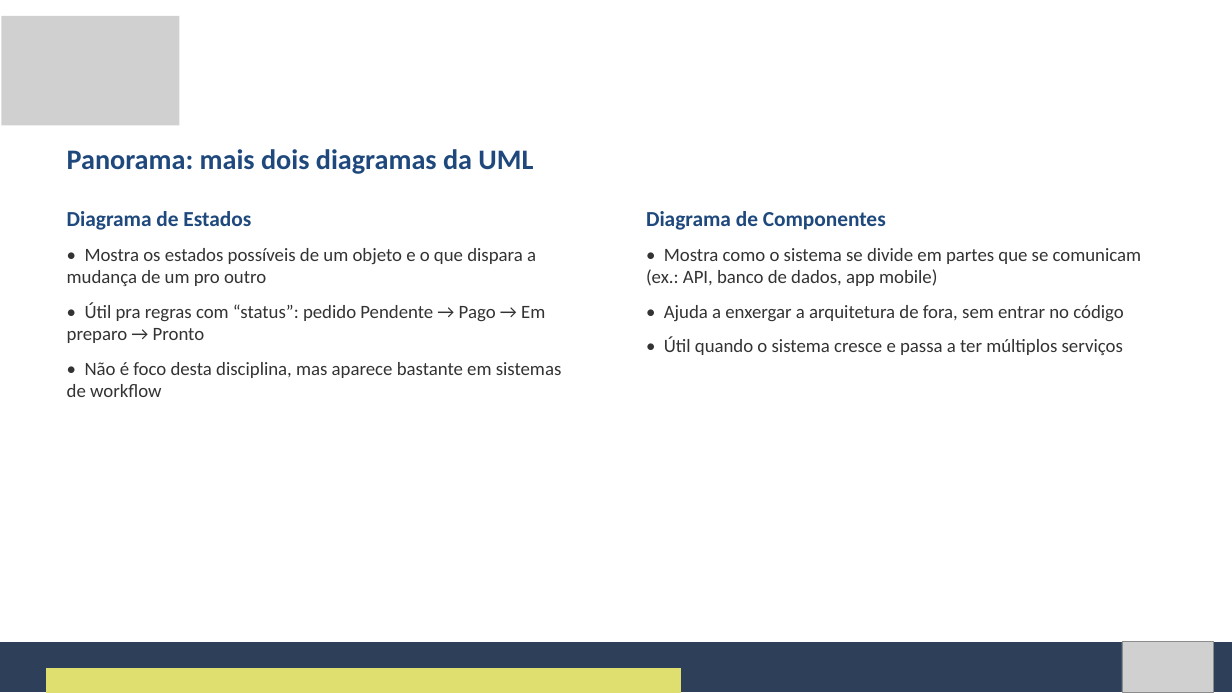
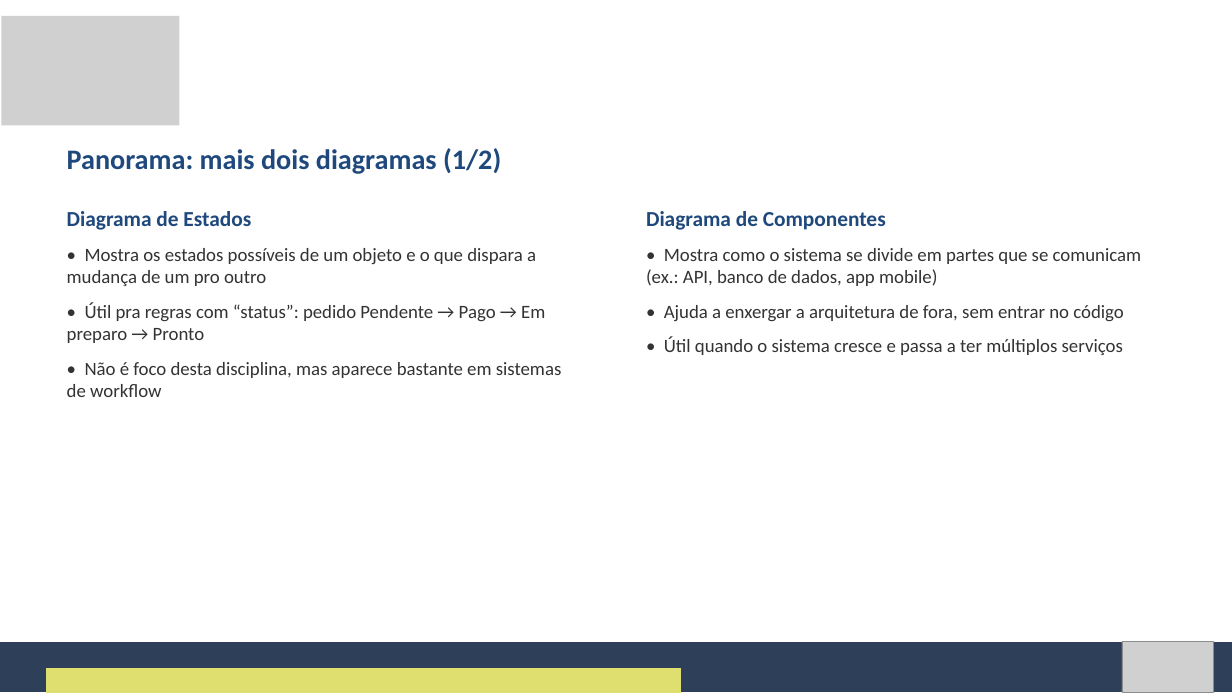
Before and after one commit to Natan20/Curso-Modelagem-De-Sistemas-Material, a slide deck: slide 39 of Aula 03 - 11-09-2026/Aula 3 - Slides.pptx (slide 30 before the commit). Drawn at 1232x693 pixels with LibreOffice and Linux fonts; fonts in the diff are those of the drawing; grey boxes stand for pictures. Boxes give left, top, right and bottom in pixels: in the first picture for what was removed or moved away, otherwise in the second. Text is boxed around its words. In the diff, an @@ line names an element or a change of style, - is before the commit and + after.

Commit message:
Amplia Apostila e Slides da Aula 3 para 104 slides
Adiciona exemplos e aprofundamentos por toda a aula (cenarios extras
de debate, exemplos com Biblioteca/Academia, panorama ilustrado dos
diagramas de Estados/Componentes/Objetos/Implantacao com print
visual, PlantUML, atalhos do draw.io, mini-exercicios com gabarito) e
estende a atividade de classificacao de 6 para 8 itens.

```diff
--- a/Aula 03 - 11-09-2026/Aula 3 - Slides.pptx
+++ b/Aula 03 - 11-09-2026/Aula 3 - Slides.pptx
@@ text at (67,148,501,174): text changed @@
-Panorama: mais dois diagramas da UML
+Panorama: mais dois diagramas (1/2)
```
Also in this commit, not shown: 8 other slides changed, 34 slides added, 2 other files.
